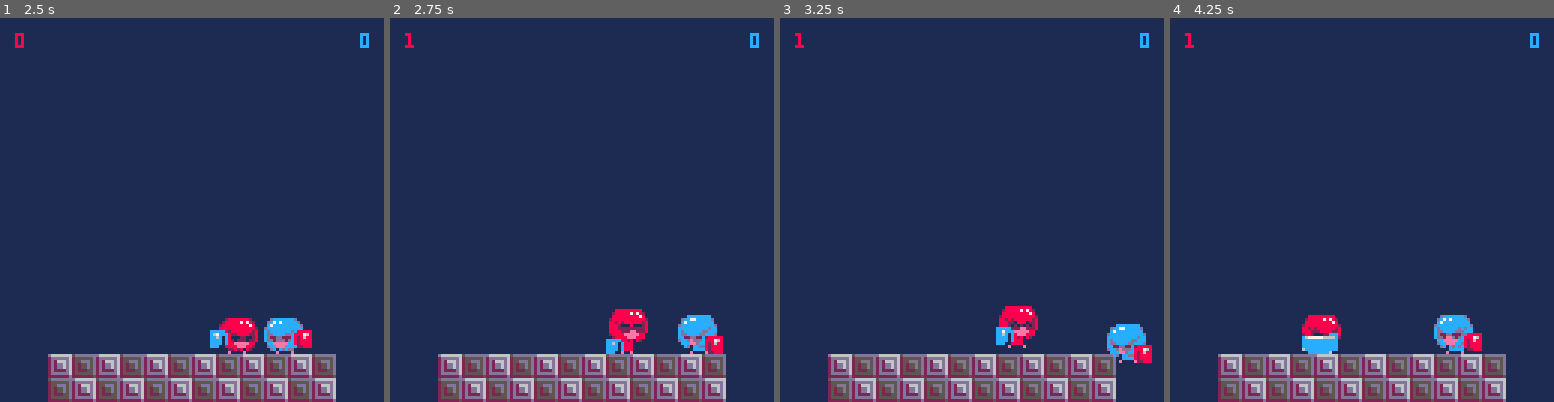
Above: before the commit, frames 1-4 (left to right).
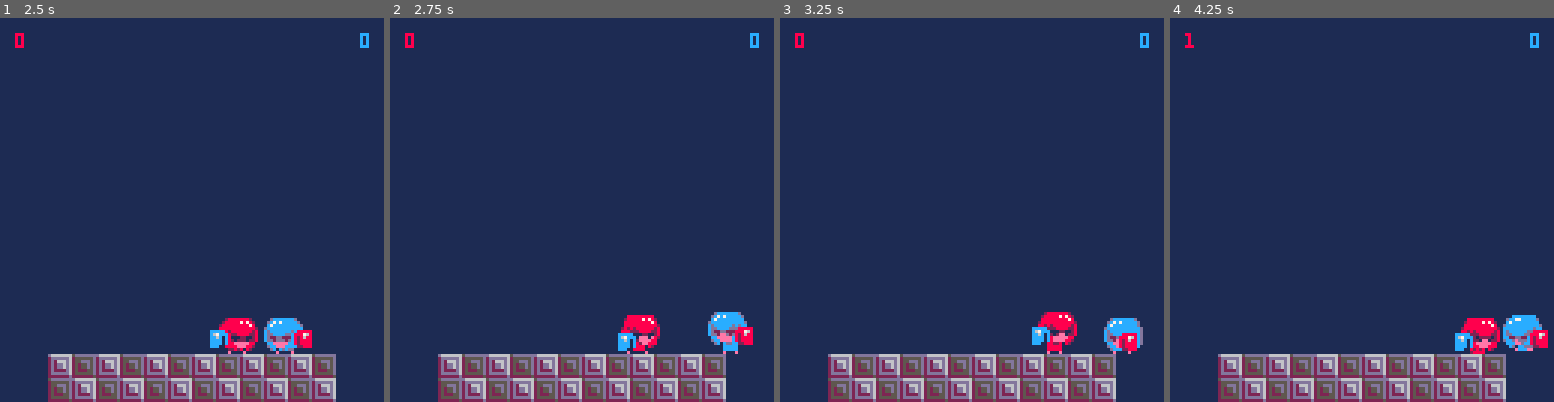
Above: after the commit, the same moments.

Repository: davidjtferguson/dancejab
Game: PICO-8 cartridge jab.p8
Same seed, same stepped clock (60 frames per second), same inputs: the game is played once before the commit and once after it.
Inputs:
- Up to frame 1 (2.5 s): tap X (X key) at 0.33, 1.07, 1.85 s; tap O (Z key) at 0.7, 1.7, 2.1 s; hold Right 1.6-2.1 s; hold Right from 2.47 s (still down)
- Up to frame 2 (2.75 s): keep holding Right; tap O (Z key) at 2.5 s
- Up to frame 3 (3.25 s): tap O (Z key) at 2.9 s; tap X (X key) at 2.97 s; release Right at 3.03 s; hold Left from 3.08 s (still down)
- Up to frame 4 (4.25 s): tap O (Z key) at 3.3, 3.7, 4.1 s; release Left at 3.58 s; hold Right from 4.02 s (still down); tap X (X key) at 4.08 s

Frame 1 is identical in both runs. In frame 2, 2.9% of the frame differs, in the area x 3-95%, y 3-88%; in frame 3, 2.7%; in frame 4, 3.2%, in the area x 34-99%, y 77-88%.

Commit message:
added 3 hits till dying, including hitstun and being hit reaction momentum

Diff:
--- a/jab.p8
+++ b/jab.p8
@@ -16,6 +16,7 @@
   rollframes=5,
   jabframes=7,
   jablagframes=10,
+  hitstunframes=10,
 
   --movement limits
   -- in pixels/frame
@@ -66,6 +67,7 @@
   flipped=flipped,
   state="none",
   statetimer=0,
+  hitpoints=3,
  }
  add(avs,av)
  return av
@@ -84,11 +86,9 @@
  return box
 end
 
---todo: remove _init call
--- & put music(0) in init
---music(0)
-
 function _init()
+ music(0)
+
  --duped in draw,
  -- just for first frame...
  palt(0,false)
@@ -102,7 +102,11 @@
  --for debugging
  drawhitboxes=true
 
- reset()
+ resetmatch()
+end
+
+function resetmatch()
+ resetround()
 
  --vars
  announce=""
@@ -110,7 +114,7 @@
  p2.score=0
 end
 
-function reset()
+function resetround()
  if p1 then
   scorep1=p1.score
   scorep2=p2.score
@@ -229,7 +233,7 @@
   -- (after round end pause)
   -- and hard reset
   if av.score==firstto then
-   _init()
+   resetmatch()
   end
 
   --walking
@@ -262,27 +266,22 @@
   end
  elseif av.state=="jablag" then
   av.xvel=0
+ elseif av.state=="hitstun" then
+  --... maybe not needed?
  elseif av.state=="won" then
   av.xvel=0
  elseif av.state=="dead" then
-  --stagger away?
-  -- undecided. cheap fix for
-  -- repeated bumping sfx play
-  if av.flipped then
-   av.xvel=0.5
-  else
-   av.xvel=-0.5
-  end
+  av.xvel*=0.9
 
   if av.statetimer==0 then
-   reset()
+   resetround()
   end
  elseif av.state=="ringout" then
   av.yvel+=gravity
-  av.xvel*=0.8
+  av.xvel*=0.9
 
   if av.statetimer==0 then
-   reset()
+   resetround()
   end
  end
 
@@ -317,18 +316,32 @@
 
    if aabbcollision(globalbox(av,av.hurtbox),box) then
     --been punched!
+    av.hitpoints-=1
+
+    av.anim=createanim({108,110},{6,1},false)
+
+    av.state="hitstun"
+    av.statetimer=av.hitstunframes
+
+    if av.flipped then
+     av.xvel=1.5
+    else
+     av.xvel=-1.5
+    end
+
+    --final hit sfx vs normal hit sfx
     if av.score==(firstto-1) then
-     sfx(15)
+      sfx(15)
     else
-     sfx(12)
+      sfx(12)
     end
 
-    av.anim=createanim({108,110},{6,1},false)
-
-    updatescore(av)
-
-    av.state="dead"
-    av.statetimer=90
+    if av.hitpoints==0 then
+      updatescore(av)
+
+      av.state="dead"
+      av.statetimer=90
+    end
 
     del(hitboxes,box)
    end
Not shown, changed: the sound effects (__sfx__) section of jab.p8
